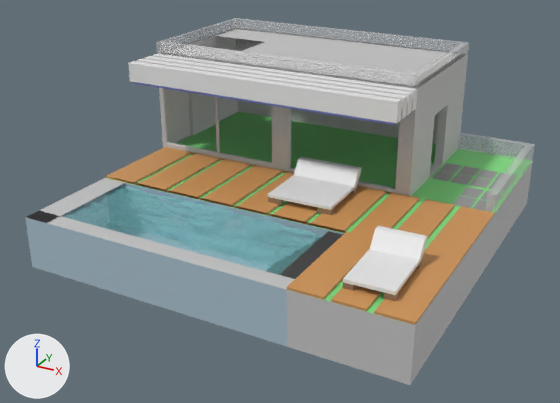
An edit to the Blender file SummerHouse2.blend, drawn before and after from the same camera.
Both versions are drawn from a 50 mm camera at (8.81, -17.19, 8.32) aimed at (-0.26, -0.7, 0.07). The axes (+X, +Y, +Z) are drawn at lower left. The lights are the same throughout.
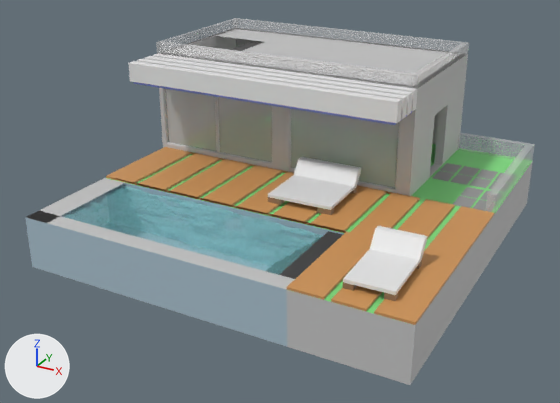
Edits to the bpy script that builds the scene:
```text
Change mat_material_003:
    mat_material_003.alpha: 0.0 -> 0.5
```

Changed parts and their boxes [x1, y1, x2, y2] in the pictures (560 x 403 px):
'Cube.002', surface changed (green to grey): [291, 109, 399, 188] in both
'Cube.003', surface changed: [165, 89, 272, 162] in both
